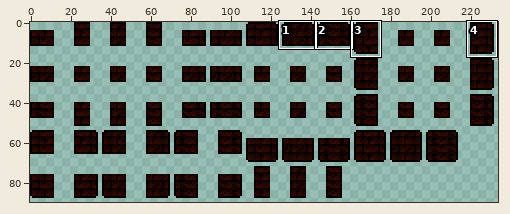
Edited in one commit: sprite sheet (Content/Tiles/Catacomb/CatacombBrickWall2.png). Above: a wide view before the commit, with the close-up outlined.
Close-up. Before the commit:
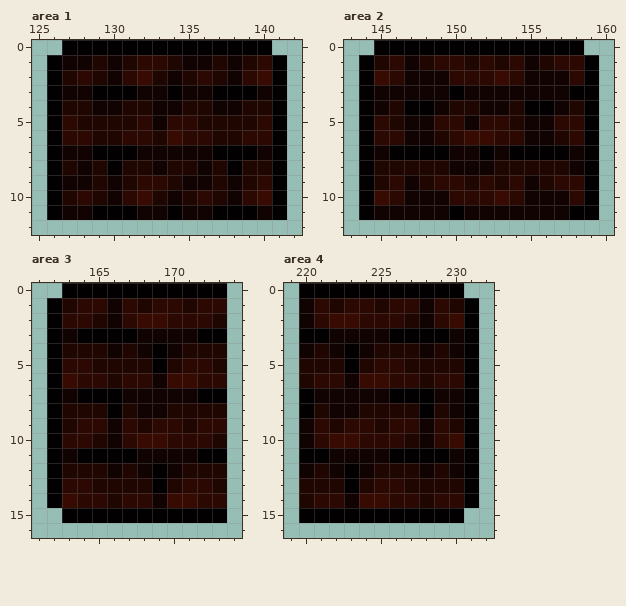
The file is 468x180 pixels, drawn in blocks of 2x2; one block is one cell here. Colours within 5 levels of each other are drawn and written as one. Shown: area 1: x 125..142, y 0..12; area 2: x 143..160, y 0..12; area 3: x 161..174, y 0..16; area 4: x 219..232, y 0..16. The commit also changed other parts of the picture, which this record leaves out.
And afterwards:
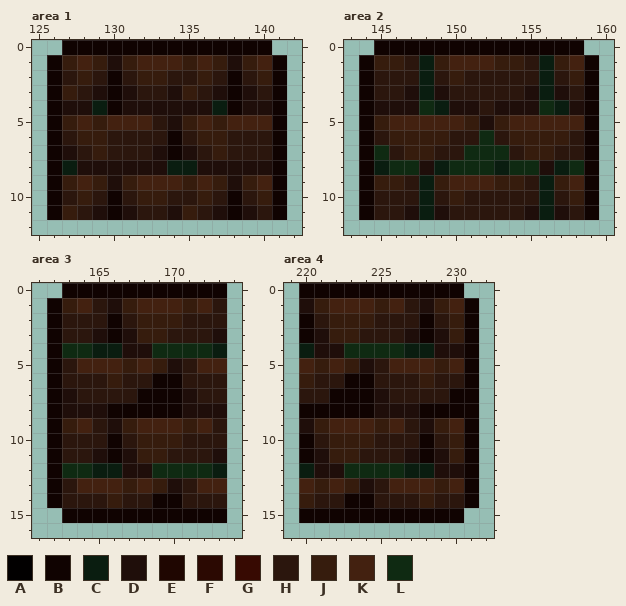
Palette (. is transparent): A #020000  B #100301  C #0a1d10  D #1f0e0a  E #1f0601  F #2b0902  G #370a02  H #2b160d  J #361c0d  K #432110  L #0f2a12
The exact change:
Changed rows in their new state; - is an unchanged pixel.
Area 1:
first column x 126:
 0 -BBBBBBBBBBBBBB-
 1 BJKJDJKKKJKJDJKB
 2 BHJH-HJJHHJH-HJB
 3 BJHDBDHHDJHDBDHB
 4 BDDC-DDDDDDC-DDB
 5 BJKJKKKHDJKJKKKB
 6 BHJJHHHHBHJJHHHB
 7 BDHJHHHD-DHJHHHB
 8 BCDDDDDDCCDDDDDB
 9 BJKJDJKKKJKJDJKB
10 BHJH-HJJHHJH-HJB
11 BJHDBDHHDJHDBDHB
Area 2:
first column x 144:
 0 -BBBBBBBBBBBBBB-
 1 BJJHCJKKKJJHCJKB
 2 BHHHCHJHHHHHCHJB
 3 BHHDCDHHHHHDCDHB
 4 BDDDLCDDHDDDLCDB
 5 BJKKKKKJDJKKKKKB
 6 BHJJJJHHLHJJJJHB
 7 BLHJJHHLLLHJJHHB
 8 BCLLDCLLLCLLDCLB
 9 BJJHCJKKKJJHCJKB
10 BHHHCHJHHHHHCHJB
11 BHHDCDHHHHHDCDHB
Area 3:
first column x 162:
 0 -BBBBBBBBBBB
 1 BJKHDJKKKJKH
 2 BHHH-HJJJHHH
 3 BHHDBDJJHHHD
 4 BLLCCDDLLLLC
 5 BHKKKJKJDHKK
 6 BHHHJHH-BHHH
 7 BDHHHH---DHH
 8 BDDDBB--BDDD
 9 BJKHDJKKKJKH
10 BHHH-HJJJHHH
11 BHHDBDJJHHHD
12 BLLCCDDLLLLC
13 BHKKKJKJDHKK
14 BHHHJHH-BHHH
15 -BBBBBBBBBBB
Area 4:
first column x 220:
 0 BBBBBBBBBBB-
 1 DJKKKJKHDJKB
 2 -HJJJHHH-HJB
 3 BDJJHHHDBDJB
 4 CDDLLLLCCDDB
 5 KJKJDHKKKJKB
 6 JHH-BHHHJHHB
 7 HH---DHHHH-B
 8 BB--BDDDBB-B
 9 DJKKKJKHDJKB
10 -HJJJHHH-HJB
11 BDJJHHHDBDJB
12 CDDLLLLCCDDB
13 KJKJDHKKKJKB
14 JHH-BHHHJHHB
15 BBBBBBBBBBB-
Boxes around the changes in both close-ups, in picture pixels (x1, y1, x2, y2):
changed: (47, 40, 287, 220)
changed: (359, 40, 599, 220)
changed: (47, 283, 227, 523)
changed: (299, 283, 479, 523)
